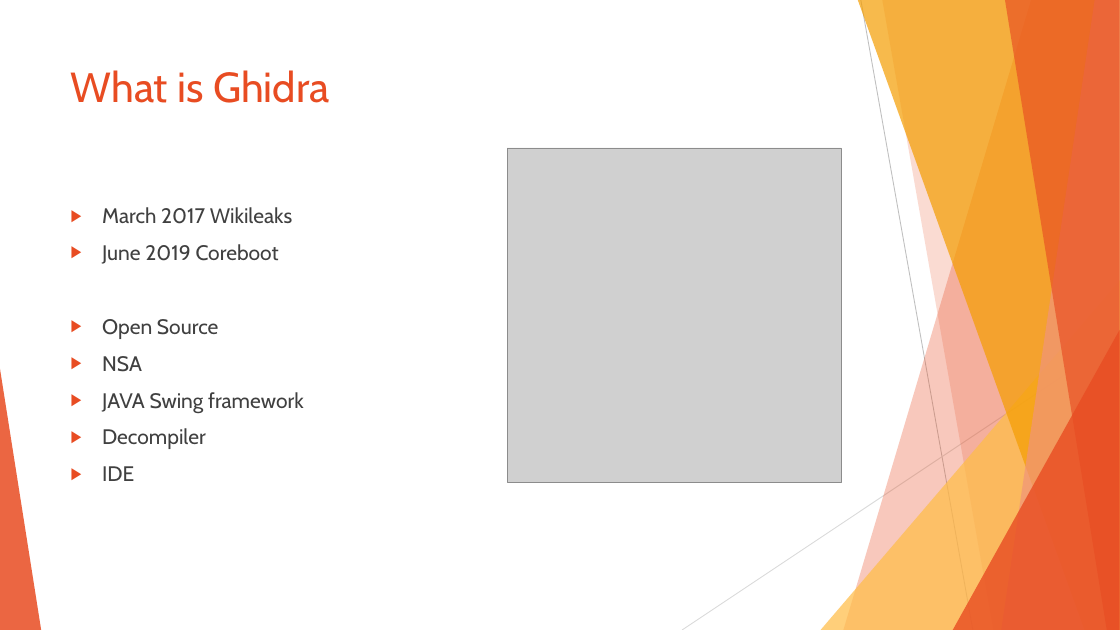
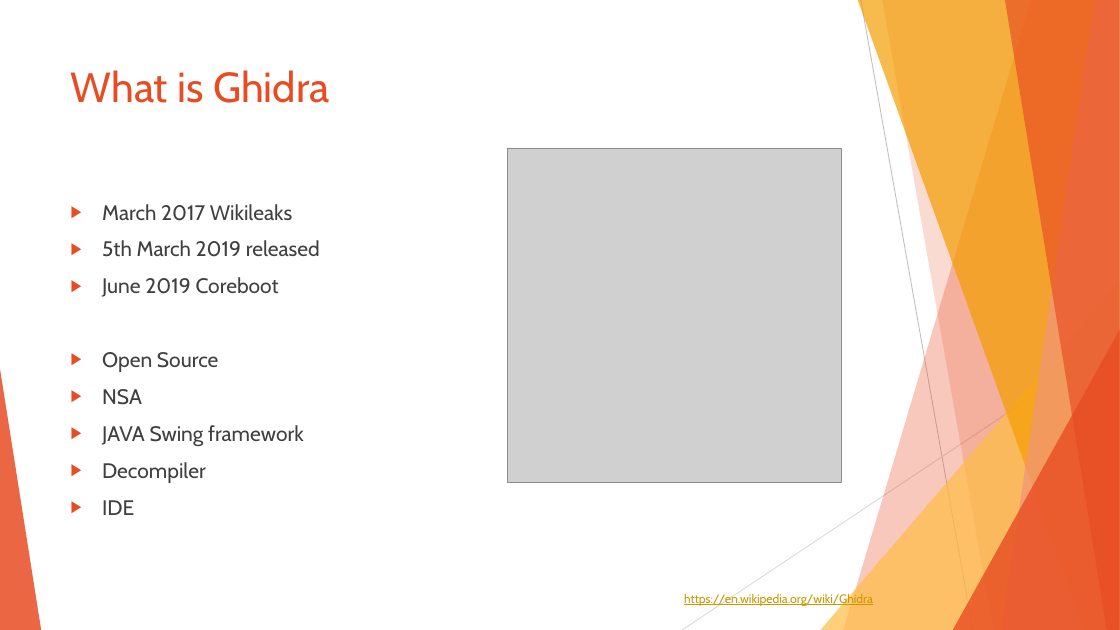
Before and after one commit to sebivenlo/ESDE-2022-Ghidra, a slide deck: slide 3 of Ghidra_Prep.pptx. Drawn at 1120x630 pixels with LibreOffice and Linux fonts; fonts in the diff are those of the drawing; grey boxes stand for pictures. Boxes give left, top, right and bottom in pixels: in the first picture for what was removed or moved away, otherwise in the second. Text is boxed around its words. In the diff, an @@ line names an element or a change of style, - is before the commit and + after.

```diff
--- a/Ghidra_Prep.pptx
+++ b/Ghidra_Prep.pptx
@@ text at (x1=102, y1=240, x2=320, y2=257): paragraph added @@
+▶ 5th March 2019 released
@@ text added at (x1=684, y1=592, x2=873, y2=606), 10.5 pt, text #CC9900, underline @@
+https://en.wikipedia.org/wiki/Ghidra
```
Also in this commit, not shown: 6 other slides changed, 6 slides added, 1 slide removed.
